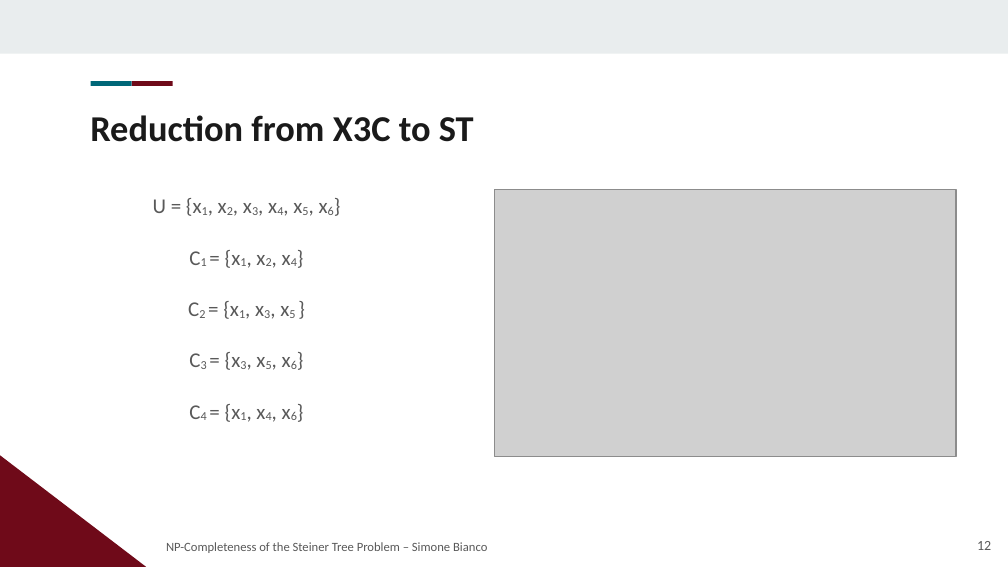
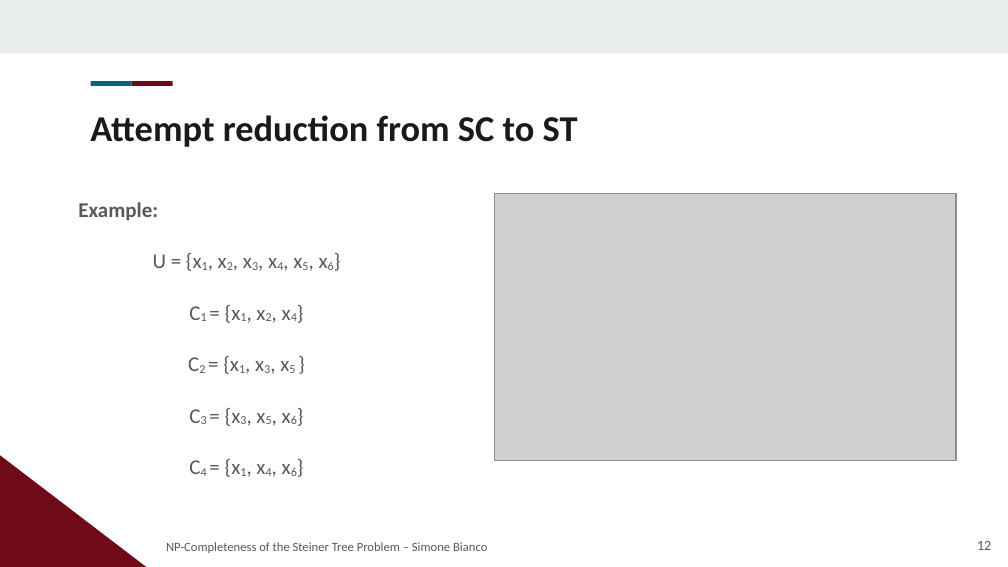
Before and after one commit to Exyss/university-notes, a slide deck: slide 12 of Presentations/Steiner Tree/slides.odp. Drawn at 1008x567 pixels with LibreOffice and Linux fonts; fonts in the diff are those of the drawing; grey boxes stand for pictures; background and template pictures are left out. Boxes give left, top, right and bottom in pixels: in the first picture for what was removed or moved away, otherwise in the second. Text is boxed around its words. In the diff, an @@ line names an element or a change of style, - is before the commit and + after.

```diff
--- a/Presentations/Steiner Tree/slides.odp
+++ b/Presentations/Steiner Tree/slides.odp
@@ title at [90, 115, 578, 147]: text changed @@
-Reduction from X3C to ST
+Attempt reduction from SC to ST
@@ text at [78, 202, 158, 221]: paragraph added @@
+Example:
@@ picture: place and size @@
-picture at [494, 190, 956, 457]
+picture at [494, 194, 956, 461]
```
Also in this commit, not shown: 7 other slides changed, 2 slides added, 26 other files.
